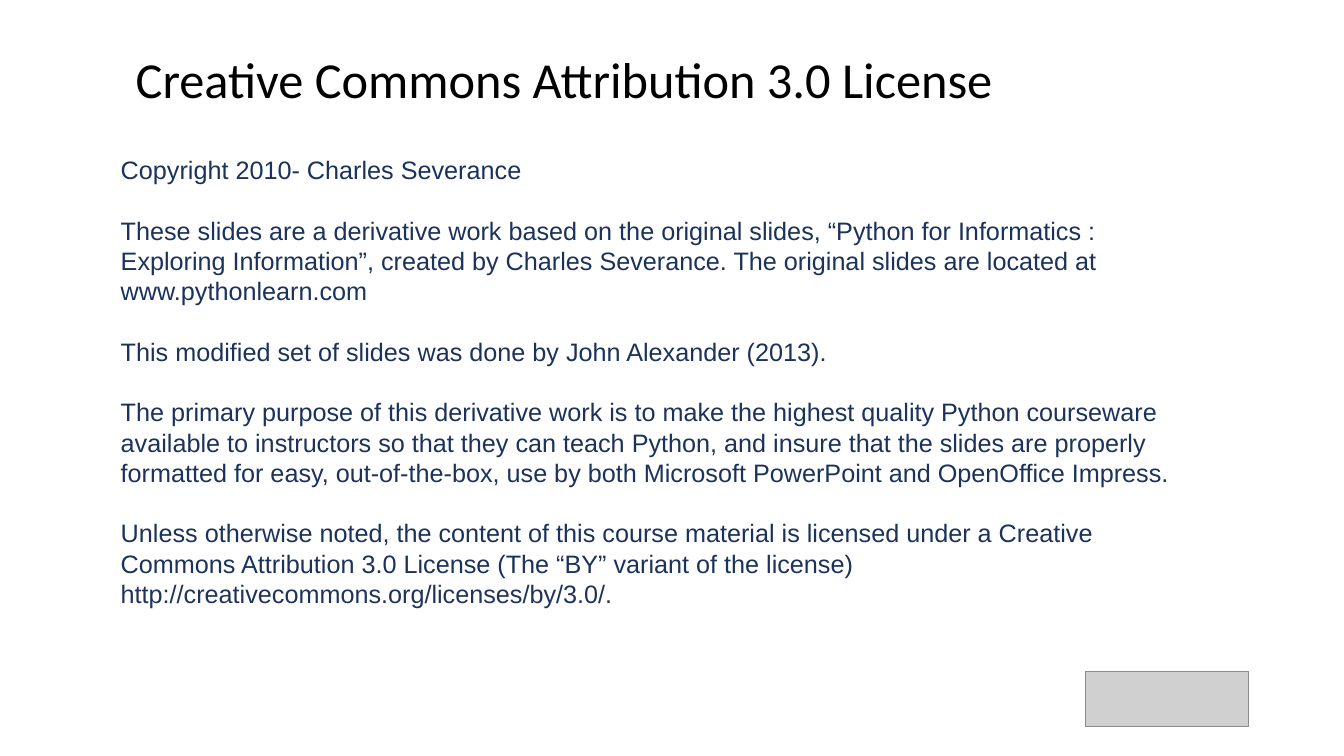
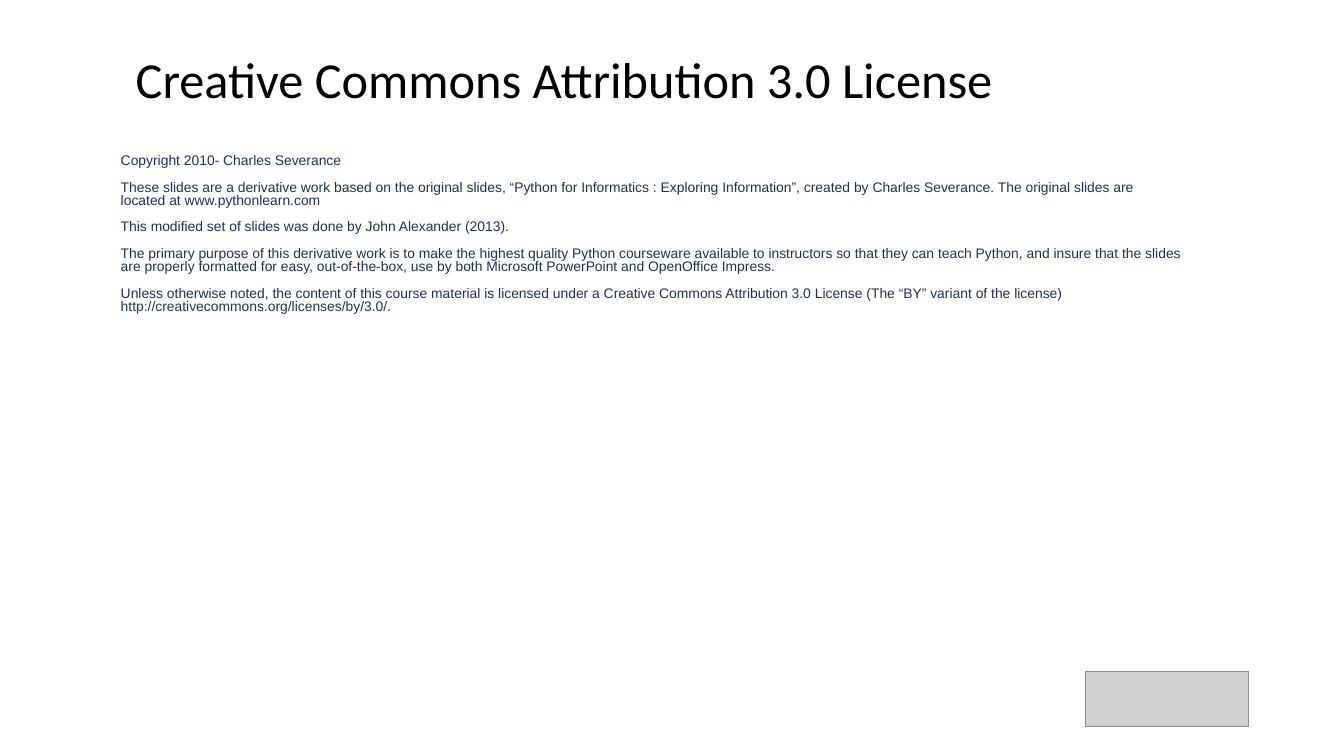
Before and after one commit to jalexander1/Python_Course_Slideware, a slide deck: slide 2 of PythonCourse_09_Dictionaries.ppt. Drawn at 1344x756 pixels with LibreOffice and Linux fonts; fonts in the diff are those of the drawing; grey boxes stand for pictures. Boxes give left, top, right and bottom in pixels: in the first picture for what was removed or moved away, otherwise in the second. Text is boxed around its words. In the diff, an @@ line names an element or a change of style, - is before the commit and + after.

Commit message:
Latest Python Course Files

```diff
--- a/PythonCourse_09_Dictionaries.ppt
+++ b/PythonCourse_09_Dictionaries.ppt
@@ text "Copyright 2010- Charles Severance" at box(121, 155, 1180, 314): size 24 to 13.2 pt; line spacing 1 to 0.8 @@
```
Also in this commit, not shown: 7 other slides changed, 3 slides removed, 13 other files.
